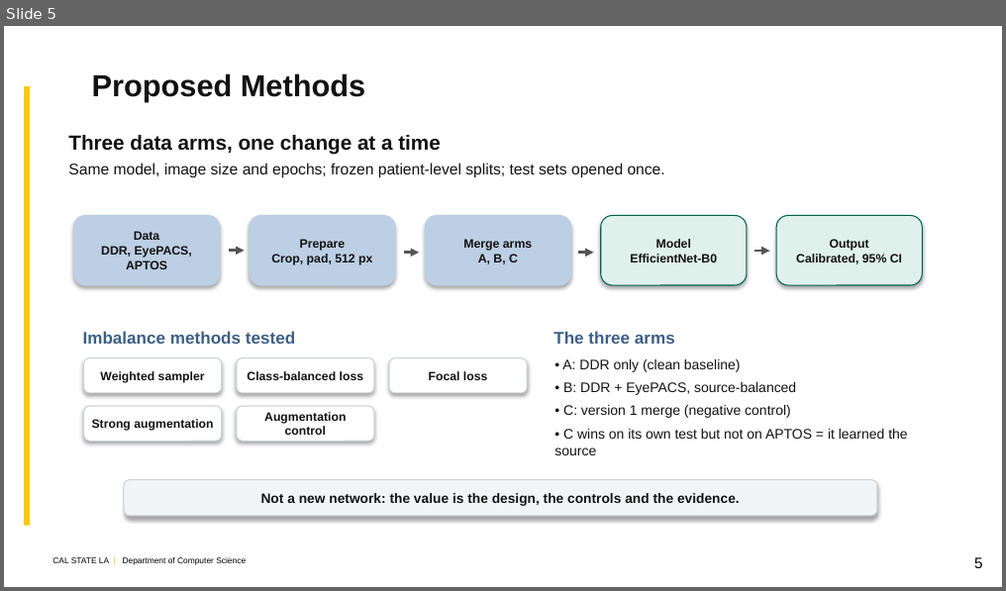
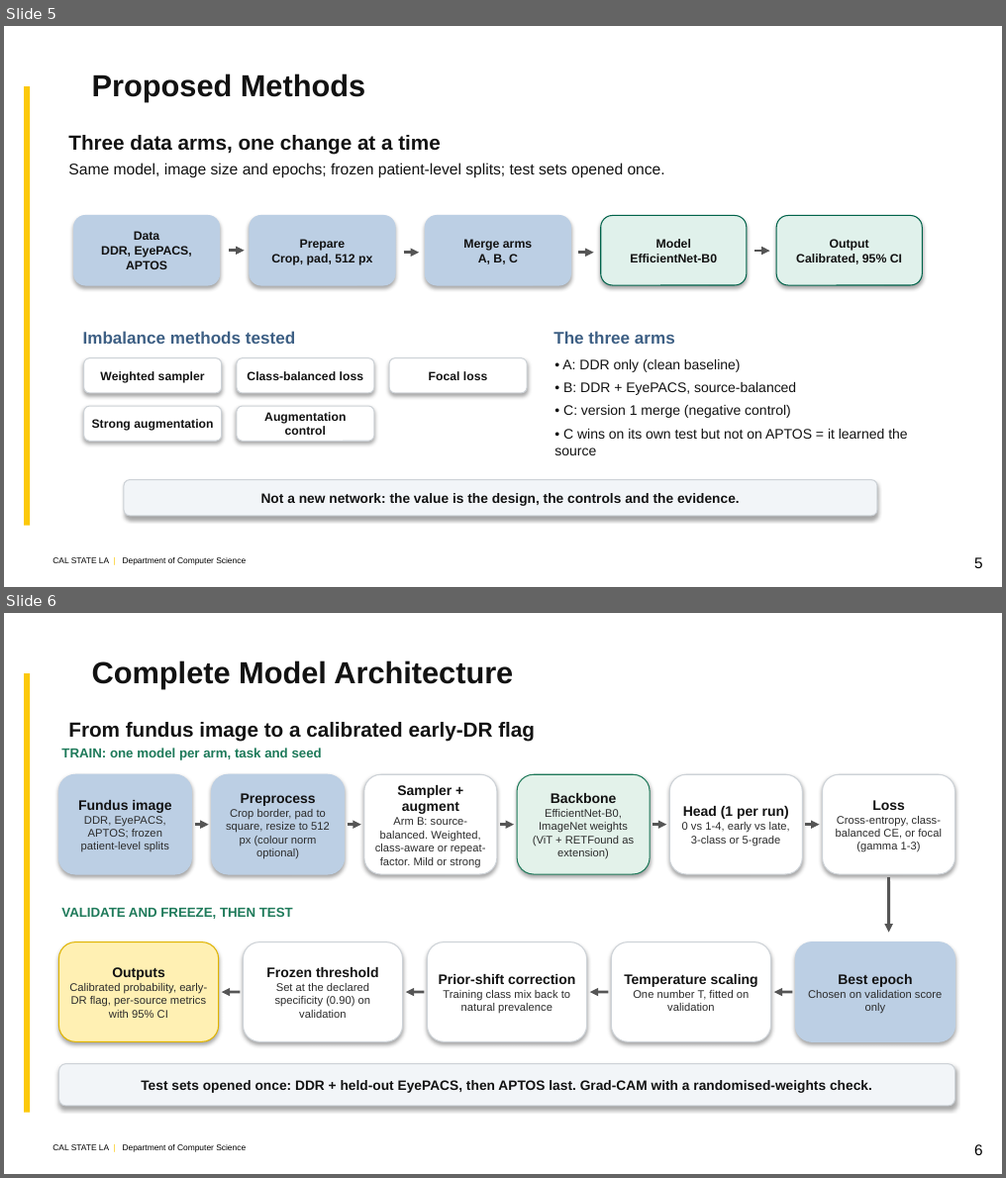
Before and after one commit to kazimab1/Early-DR, a slide deck: DR_Thesis_5min.pptx. Shown one above the other, each under a label of ours: slide 5 before the commit, slides 5 and 6 after it. The pictures are 1006x591 and 1006x1178 pixels, drawn with LibreOffice and Linux fonts; fonts in the diff are those of the drawing; background and template pictures are left out. Boxes give left, top, right and bottom in pixels: in the first picture for what was removed or moved away, otherwise in the second. Text is boxed around its words. In the diff, an @@ line names an element or a change of style, - is before the commit and + after.

```diff
--- a/DR_Thesis_5min.pptx
+++ b/DR_Thesis_5min.pptx
@@ slide 6 added at <box>4,613,1002,1174</box>, background #FFFFFF; not listed: 2 template elements that a slide beside it also shows @@
@@ title added at <box>92,661,513,688</box>, 22 pt, text #121212, bold @@
+Complete Model Architecture
@@ text added at <box>68,722,535,742</box>, 14.8 pt, text #121212, bold @@
+From fundus image to a calibrated early-DR flag
@@ text added at <box>61,748,322,761</box>, 9.5 pt, text #1E7A5A, bold @@
+TRAIN: one model per arm, task and seed
@@ rounded rectangle added at <box>58,774,192,874</box>, fill #BCCFE4, outline #BCCFE4 0.75 pt, 8 pt, text #2B2B2B @@
+Fundus image
+DDR, EyePACS, APTOS; frozen patient-level splits
@@ rounded rectangle added at <box>212,774,345,874</box>, fill #BCCFE4, outline #BCCFE4 0.75 pt, 8 pt, text #2B2B2B @@
+Preprocess
+Crop border, pad to square, resize to 512 px (colour norm optional)
@@ rounded rectangle added at <box>364,774,497,874</box>, fill #FFFFFF, outline #CDD2D7 0.75 pt, 8 pt, text #2B2B2B @@
+Sampler + augment
+Arm B: source-balanced. Weighted, class-aware or repeat-factor. Mild or strong
@@ rounded rectangle added at <box>517,774,649,874</box>, fill #E3F2EA, outline #1E7A5A 0.75 pt, 8 pt, text #2B2B2B @@
+Backbone
+EfficientNet-B0, ImageNet weights (ViT + RETFound as extension)
@@ rounded rectangle added at <box>669,774,802,874</box>, fill #FFFFFF, outline #CDD2D7 0.75 pt, 8 pt, text #2B2B2B @@
+Head (1 per run)
+0 vs 1-4, early vs late, 3-class or 5-grade
@@ rounded rectangle added at <box>823,774,955,874</box>, fill #FFFFFF, outline #CDD2D7 0.75 pt, 8 pt, text #2B2B2B @@
+Loss
+Cross-entropy, class-balanced CE, or focal (gamma 1-3)
@@ arrow added from (195, 825) to (209, 825), #555555 2 pt @@
@@ arrow added from (348, 825) to (361, 825), #555555 2 pt @@
@@ arrow added from (500, 825) to (514, 825), #555555 2 pt @@
@@ arrow added from (652, 825) to (666, 825), #555555 2 pt @@
@@ arrow added from (805, 825) to (820, 825), #555555 2 pt @@
@@ arrow added from (889, 877) to (889, 933), #555555 2 pt @@
@@ text added at <box>61,907,293,919</box>, 9.5 pt, text #1E7A5A, bold @@
+VALIDATE AND FREEZE, THEN TEST
@@ rounded rectangle added at <box>58,943,219,1042</box>, fill #FFF0B3, outline #E0B400 0.75 pt, 8 pt, text #2B2B2B @@
+Outputs
+Calibrated probability, early-DR flag, per-source metrics with 95% CI
@@ rounded rectangle added at <box>244,943,403,1042</box>, fill #FFFFFF, outline #CDD2D7 0.75 pt, 8 pt, text #2B2B2B @@
+Frozen threshold
+Set at the declared specificity (0.90) on validation
@@ rounded rectangle added at <box>427,943,587,1042</box>, fill #FFFFFF, outline #CDD2D7 0.75 pt, 8 pt, text #2B2B2B @@
+Prior-shift correction
+Training class mix back to natural prevalence
@@ rounded rectangle added at <box>611,943,770,1042</box>, fill #FFFFFF, outline #CDD2D7 0.75 pt, 8 pt, text #2B2B2B @@
+Temperature scaling
+One number T, fitted on validation
@@ rounded rectangle added at <box>795,943,955,1042</box>, fill #BCCFE4, outline #BCCFE4 0.75 pt, 8 pt, text #2B2B2B @@
+Best epoch
+Chosen on validation score only
@@ arrow added from (241, 992) to (222, 992), #555555 2 pt @@
@@ arrow added from (424, 992) to (406, 992), #555555 2 pt @@
@@ arrow added from (608, 992) to (590, 992), #555555 2 pt @@
@@ arrow added from (792, 992) to (773, 992), #555555 2 pt @@
@@ rounded rectangle added at <box>58,1064,955,1106</box>, fill #F2F5F8, outline #CDD2D7 0.75 pt, 9.8 pt, text #121212, bold @@
+Test sets opened once: DDR + held-out EyePACS, then APTOS last. Grad-CAM with a randomised-weights check.
@@ text added at <box>974,1145,983,1156</box>, 11 pt, text #000000 @@
+6
```
Also in this commit, not shown: 3 slides changed, 1 other file.
